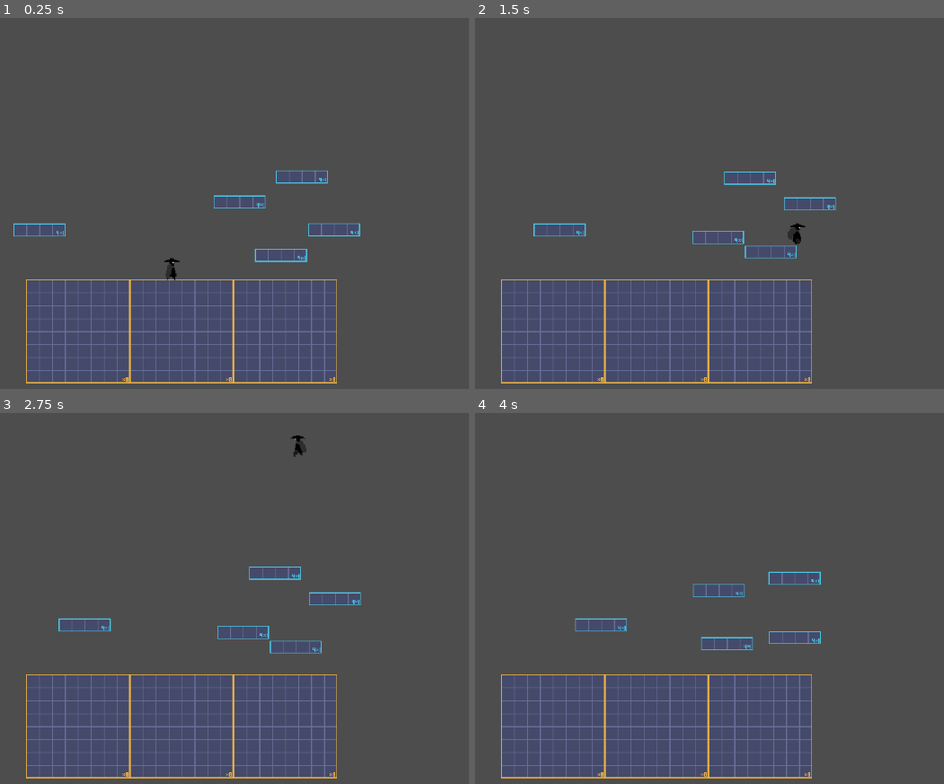
Above: before the commit, frames 1-4 (two rows, left to right).
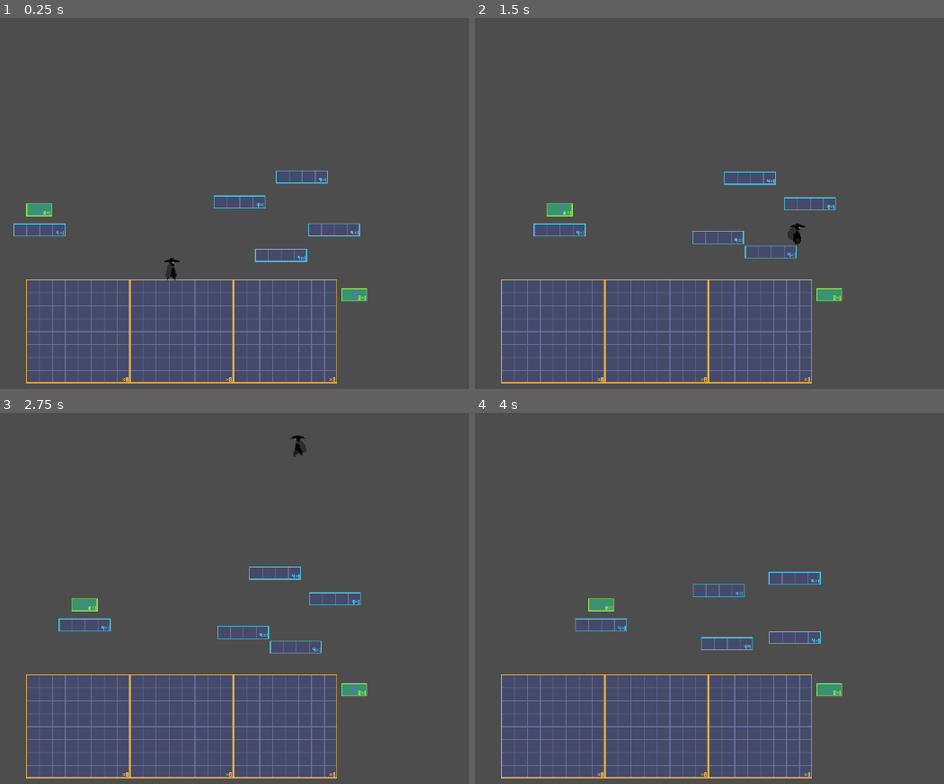
Above: after the commit, the same moments.

Repository: francosorbello/the-last-dance
Game: Godot game, scene res://tests/test.tscn
The game is run twice, just before and just after one commit, with the same random seed, the same clock (stepped at 60 frames per second) and the same inputs. The project has no main scene, so this scene is started directly.
Inputs:
- Up to frame 1 (0.25 s): no input
- Up to frame 2 (1.5 s): hold Space (jump) 0.53-1.28 s; hold Right (move_right) from 0.53 s (still down); tap C (freeze) at 1.35 s
- Up to frame 3 (2.75 s): tap Space (jump) at 1.52, 1.55, 1.82 s; release Right (move_right) at 2.03 s; hold Left (move_left) from 2.03 s (still down); hold Space (jump) from 2.03 s (still down)
- Up to frame 4 (4 s): release Left (move_left) at 2.78 s; release Space (jump) at 2.78 s; hold Right (move_right) from 2.78 s (still down); tap C (freeze) at 2.85 s; tap Space (jump) at 3.02, 3.05, 3.32 s; hold Space (jump) from 3.53 s (still down)

The runs differ from the first frame. In frame 1, 0.4% of the frame differs, in the area x 5-79%, y 49-77%; in frame 2, 0.4%, in the area x 15-79%, y 49-77%; in frame 3, 0.4%; in frame 4, 0.4%.

Commit message:
added jump pad

Diff:
--- /dev/null
+++ b/freezables/jump_pad/jump_pad.gd
@@ -0,0 +1,5 @@
+extends Node2D
+
+func _on_area_2d_body_entered(body:Node2D) -> void:
+    if body.has_method("do_jump"):
+        body.do_jump()
--- /dev/null
+++ b/freezables/jump_pad/jump_pad.tscn
@@ -0,0 +1,31 @@
+[gd_scene load_steps=5 format=3 uid="uid://bl72hddincbwa"]
+
+[ext_resource type="Script" uid="uid://6xfrcmgv0khc" path="res://freezables/jump_pad/jump_pad.gd" id="1_pt4uv"]
+[ext_resource type="Texture2D" uid="uid://bin2owvmssq6m" path="res://assets/jump_pad2.png" id="1_pwbfw"]
+
+[sub_resource type="RectangleShape2D" id="RectangleShape2D_pt4uv"]
+size = Vector2(32, 16)
+
+[sub_resource type="RectangleShape2D" id="RectangleShape2D_pwbfw"]
+size = Vector2(28, 22)
+
+[node name="JumpPad" type="Node2D"]
+script = ExtResource("1_pt4uv")
+
+[node name="AnimatableBody2D" type="AnimatableBody2D" parent="."]
+sync_to_physics = false
+
+[node name="CollisionShape2D" type="CollisionShape2D" parent="AnimatableBody2D"]
+shape = SubResource("RectangleShape2D_pt4uv")
+
+[node name="Sprite2D" type="Sprite2D" parent="AnimatableBody2D"]
+texture = ExtResource("1_pwbfw")
+
+[node name="Area2D" type="Area2D" parent="."]
+
+[node name="CollisionShape2D" type="CollisionShape2D" parent="Area2D"]
+position = Vector2(0, -3)
+shape = SubResource("RectangleShape2D_pwbfw")
+debug_color = Color(0.490227, 0.58439, 5.77569e-07, 0.42)
+
+[connection signal="body_entered" from="Area2D" to="." method="_on_area_2d_body_entered"]
--- a/freezables/platform/platform.gd
+++ b/freezables/platform/platform.gd
@@ -5,7 +5,7 @@
 @export var initial_progress_ratio : float = 0:
     set(value):
         initial_progress_ratio = value
-        if Engine.is_editor_hint():
+        if Engine.is_editor_hint() and get_parent() and get_parent() is Path2D:
             progress_ratio = initial_progress_ratio
 
 var has_path : bool
--- /dev/null
+++ b/global_data/global_data.tscn
@@ -0,0 +1,3 @@
+[gd_scene format=3 uid="uid://b5vndu0gx8x50"]
+
+[node name="GlobalData" type="Node"]
--- a/player/player.gd
+++ b/player/player.gd
@@ -30,6 +30,9 @@
 		if freezable.has_method("toggle_freeze"):
 			freezable.toggle_freeze()
 
+func do_jump():
+	$StateMachine.transition_to("JumpingState")
+
 #region Animations
 func play_idle_anim():
 	$AnimationPlayer.play("idle")
--- a/tests/test.tscn
+++ b/tests/test.tscn
@@ -1,8 +1,9 @@
-[gd_scene load_steps=6 format=3 uid="uid://ysd528wfqwyg"]
+[gd_scene load_steps=7 format=3 uid="uid://ysd528wfqwyg"]
 
 [ext_resource type="TileSet" uid="uid://cyke4okorrvbe" path="res://tileset/TileSet_16px.tres" id="1_yggfj"]
 [ext_resource type="PackedScene" uid="uid://buc2hq5m81801" path="res://player/player.tscn" id="2_eig8f"]
 [ext_resource type="PackedScene" uid="uid://bpmicnn75rcmd" path="res://freezables/platform/platform.tscn" id="3_7517i"]
+[ext_resource type="PackedScene" uid="uid://bl72hddincbwa" path="res://freezables/jump_pad/jump_pad.tscn" id="4_ry45r"]
 
 [sub_resource type="Curve2D" id="Curve2D_eig8f"]
 _data = {
@@ -30,11 +31,17 @@
 position = Vector2(127, -10)
 zoom = Vector2(1.3, 1.3)
 
+[node name="JumpPad2" parent="." instance=ExtResource("4_ry45r")]
+position = Vector2(405, 83)
+
 [node name="LinearPath" type="Path2D" parent="."]
 curve = SubResource("Curve2D_eig8f")
 
 [node name="Platform" parent="LinearPath" instance=ExtResource("3_7517i")]
 position = Vector2(4, 3)
+
+[node name="JumpPad" parent="LinearPath/Platform" instance=ExtResource("4_ry45r")]
+position = Vector2(0, -25)
 
 [node name="CircularPath" type="Path2D" parent="."]
 curve = SubResource("Curve2D_7517i")
Binary file added: assets/jump_pad.png
Not shown, added: assets/jump_pad.png.import
Binary file added: assets/jump_pad2.png
Not shown, added: assets/jump_pad2.png.import
Not shown, added: freezables/jump_pad/jump_pad.gd.uid
